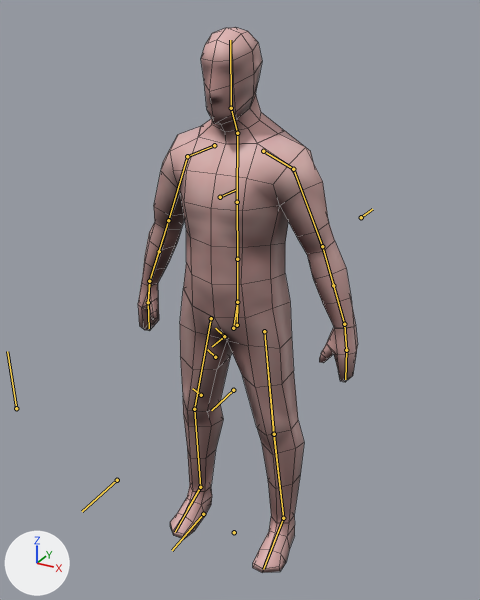
The Blender file models/guy/sauna_player.blend, before and after one commit.
Rendered twice from a 50 mm lens placed at (38.3, -68.0, 72.5), pointed at (0.4, 1.0, 38.0). Lighting does not change. The marker at lower left points along +X, +Y and +Z. The bones that bend it are drawn over the model as lines. Mesh edges are drawn as thin lines.

The first picture shows 'guy_feet', 'guy_hands', 'guy_head', 'guy_legs', 'guy_torso'.
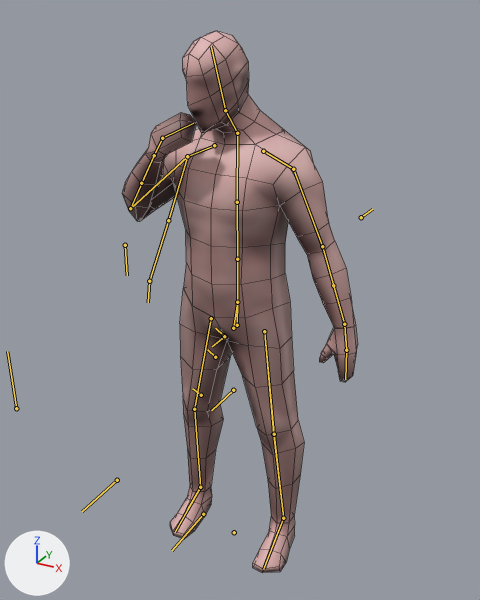
The newer file adds an action. The first version stands in its rest pose; the second is drawn at frame 7 of the action 'hold_eat'.

Location of each change, [x1, y1, x2, y2] in pixels of the pictures (480 x 600 px):
'guy_torso', posed (9% wider)
    before: [142, 127, 356, 328]
    after: [122, 129, 356, 328]
'guy_head', posed (16% wider)
    before: [198, 27, 285, 144]
    after: [183, 31, 284, 145]
'guy_hands', posed (171% taller)
    before: [138, 283, 358, 382]
    after: [146, 112, 358, 382]
bone 'hand_IK_R', root to tip
    before: (149, 281) to (148, 298)
    after: (154, 155) to (161, 141)
bone 'neck', root to tip
    before: (237, 133) to (231, 108)
    after: (237, 133) to (225, 110)
bone 'head', root to tip
    before: (231, 108) to (230, 40)
    after: (225, 110) to (211, 46)
bone 'fingers_R', root to tip
    before: (148, 302) to (149, 328)
    after: (162, 138) to (193, 123)
bone 'pole_arm_R', root to tip
    before: (220, 197) to (235, 190)
    after: (125, 245) to (127, 275)

Diff of the bpy script that builds the scene:
```diff
--- a/models/guy/sauna_player.blend.py
+++ b/models/guy/sauna_player.blend.py
@@ bone_hand_ik_r @@
 bone_hand_ik_r = bpy.data.objects['Armature'].pose.bones['hand_IK_R']  # child of 'root'
-bone_hand_ik_r.location = (0.0, 0.0, 0.0)
-bone_hand_ik_r.rotation_quaternion = (1.0, 0.0, 0.0, 0.0)  # degrees (0, 0, 0)
+bone_hand_ik_r.location = (-4.3, -20.4, 7.1)
+bone_hand_ik_r.rotation_quaternion = (0.286, 0.864, -0.185, 0.371)  # degrees (147, -48, -9)
@@ bone_neck @@
 bone_neck = bpy.data.objects['Armature'].pose.bones['neck']  # child of 'spine2'
-bone_neck.rotation_quaternion = (1.0, 0.0, 0.0, 0.0)  # degrees (0, 0, 0)
+bone_neck.rotation_quaternion = (0.99, 0.077, -0.102, 0.061)  # degrees (8, -12, 6)
@@ bone_head @@
 bone_head = bpy.data.objects['Armature'].pose.bones['head']  # child of 'neck'
-bone_head.rotation_quaternion = (1.0, 0.0, 0.0, 0.0)  # degrees (0, 0, 0)
+bone_head.rotation_quaternion = (0.991, 0.063, -0.097, 0.008)  # degrees (7, -11, 0)
@@ bone_fingers_r @@
 bone_fingers_r = bpy.data.objects['Armature'].pose.bones['fingers_R']  # child of 'hand_R'
-bone_fingers_r.rotation_quaternion = (1.0, 0.0, 0.0, 0.0)  # degrees (0, 0, 0)
+bone_fingers_r.rotation_quaternion = (0.966, 0.0, 0.0, 0.259)  # degrees (0, 0, 30)
@@ bone_pole_arm_r @@
 bone_pole_arm_r = bpy.data.objects['Armature'].pose.bones['pole_arm_R']
-bone_pole_arm_r.location = (0.0, 0.0, 0.0)
+bone_pole_arm_r.location = (3.4, -12.6, -10.0)
```
